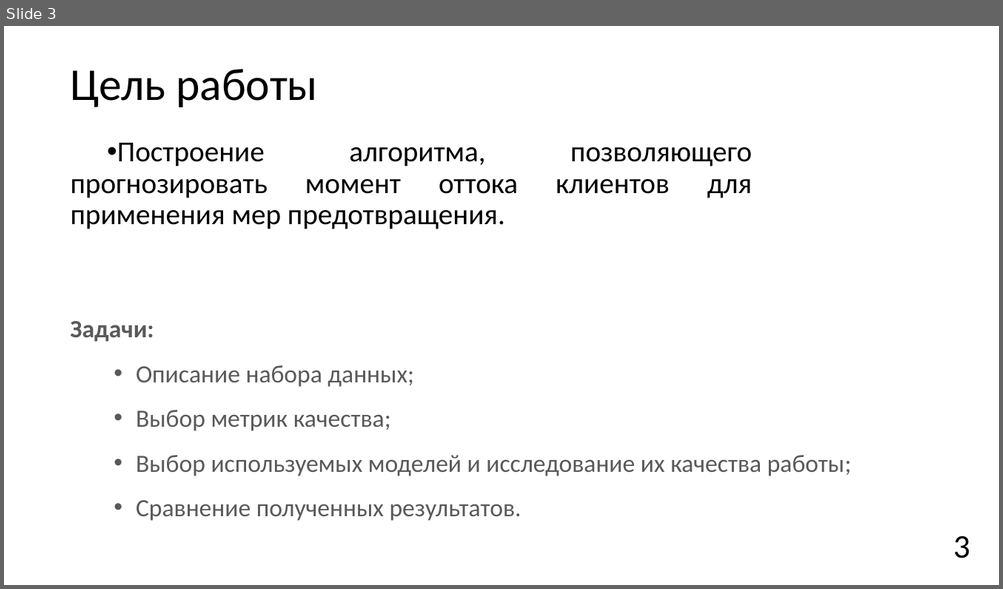
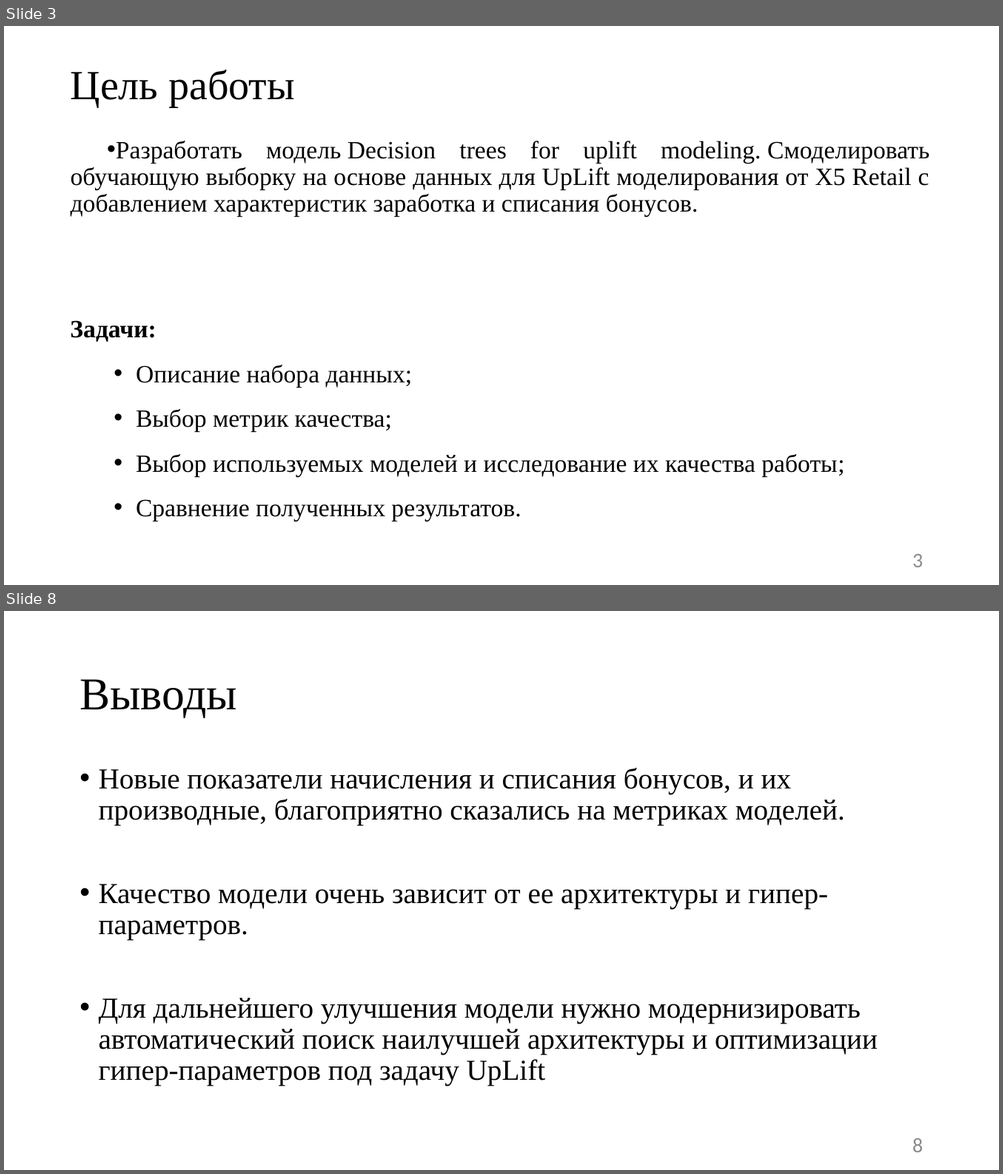
Before and after one commit to JacKira/MastersDegree, a slide deck: Отчет_3_сем/speech.pptx. Shown one above the other, each under a label of ours: slide 3 before the commit, slides 3 and 8 after it; the slides between them are not shown. The pictures are 1003x589 and 1003x1174 pixels, drawn with LibreOffice and Linux fonts; fonts in the diff are those of the drawing. Boxes give left, top, right and bottom in pixels: in the first picture for what was removed or moved away, otherwise in the second. Text is boxed around its words. In the diff, an @@ line names an element or a change of style, - is before the commit and + after.

```diff
--- a/Отчет_3_сем/speech.pptx
+++ b/Отчет_3_сем/speech.pptx
@@ slide 8 added at (4, 611, 999, 1170), background #FFFFFF @@
@@ title added at (79, 679, 237, 718), 44 pt, text #000000 @@
+Выводы
@@ text added at (99, 768, 877, 1086), 28 pt, text #000000 @@
+• Новые показатели начисления и списания бонусов, и их производные, благоприятно сказались на метриках моделей.
+• Качество модели очень зависит от ее архитектуры и гипер-параметров.
+• Для дальнейшего улучшения модели нужно модернизировать автоматический поиск наилучшей архитектуры и оптимизации гипер-параметров под задачу UpLift
@@ page number added at (912, 1139, 922, 1153), 20 pt, text #8C8C8C @@
+8
@@ slide 3 changed as well @@
@@ title "Цель работы" at (71, 70, 295, 107): size 44 to 40 pt, font Calibri to Times New Roman @@
@@ text at (71, 141, 929, 217): text changed; size 28 to 24 pt; font Calibri to Times New Roman @@
-• Построение алгоритма, позволяющего прогнозировать момент оттока клиентов для применения мер предотвращения.
+• Разработать модель Decision trees for uplift modeling. Смоделировать обучающую выборку на основе данных для UpLift моделирования от X5 Retail с добавлением характеристик заработка и списания бонусов.
@@ text "Задачи:" at (70, 321, 844, 522): font Calibri to Times New Roman, text colour #595959 to #000000 @@
@@ page number: place and size @@
-page number at (953, 537, 970, 559)
+page number at (912, 554, 922, 568)
@@ page number at (912, 554, 922, 568): size 32 to 20 pt, text colour #000000 to #8C8C8C @@
```
Also in this commit, not shown: 2 other slides changed, 9 other slides added, 1 slide removed, 1 other file.
